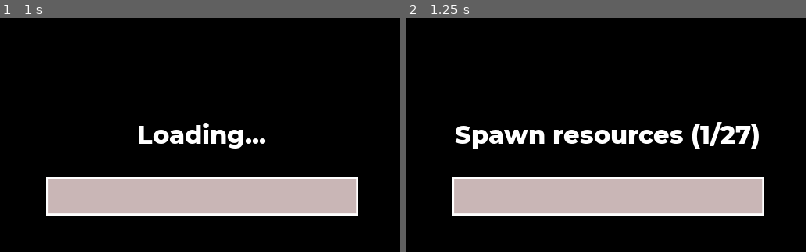
Above: before the commit, frames 1-2 (left to right).
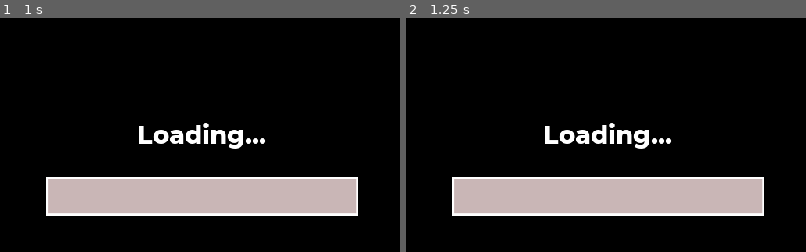
Above: after the commit, the same moments.

Repository: renosyah/fox-island
Game: Godot game, scene res://gameplay/mp/client/battle.tscn
Same seed, same stepped clock (60 frames per second), same inputs: the game is played once before the commit and once after it. This scene is started directly instead of the project's main scene. Sound files missing from this copy of the repository are replaced by a short silence.
Inputs (mouse positions are % of the whole screen's width and height, from its top left):
- Up to frame 1 (1 s): tap Enter at 0.5 s; move the mouse to (72, 45) at 0.52 s; hold Right (ui_right) from 0.53 s (still down); click (72, 45) at 0.67 s
- Up to frame 2 (1.25 s): keep holding Right (ui_right)
The pictures show only the part of the screen within x 25-75%, y 18-68%; the shares and areas given below are measured in that part.

Frame 1 is identical in both runs. In frame 2, 3.5% of the frame differs, in the area x 12-89%, y 44-56%.

Commit message:
fix issue with proccess

Diff:
--- a/entity/BaseEntity.gd
+++ b/entity/BaseEntity.gd
@@ -63,7 +63,7 @@
 	_set_network_master(Network.PLAYER_HOST_ID)
 
 # Called every frame. 'delta' is the elapsed time since the previous frame.
-func _process(delta :float) -> void:
+func _physics_process(delta :float) -> void:
 	moving(delta)
 
 	if not _is_network_running():
--- a/entity/fox-on-raft/fox-on-raft.gd
+++ b/entity/fox-on-raft/fox-on-raft.gd
@@ -20,13 +20,13 @@
 	raft.destination = _target.global_transform.origin
 	fox.look_at(_target.global_transform.origin, Vector3.UP)
 
-	raft.set_process(true)
-	fox.set_process(true)
+	raft.set_physics_process(true)
+	fox.set_physics_process(true)
 
 # Called when the node enters the scene tree for the first time.
 func _ready():
-	raft.set_process(false)
-	fox.set_process(false)
+	raft.set_physics_process(false)
+	fox.set_physics_process(false)
 	mob_ai.enable_ai = false
 
 	fox.connect("on_dead", self, "on_fox_dead")
--- a/entity/fox-on-raft/fox-on-raft.tscn
+++ b/entity/fox-on-raft/fox-on-raft.tscn
@@ -10,7 +10,7 @@
 script = ExtResource( 5 )
 
 [node name="fox_enemy" parent="." instance=ExtResource( 3 )]
-transform = Transform( 1, 0, 0, 0, 1, 0, 0, 0, 1, 0, 0.969869, 0 )
+transform = Transform( 1, 0, 0, 0, 1, 0, 0, 0, 1, 0, 0.155204, 0 )
 hood_texture = ExtResource( 4 )
 
 [node name="mob_ai" parent="fox_enemy" instance=ExtResource( 1 )]
--- a/entity/structure/moving-structure/raft/raft.gd
+++ b/entity/structure/moving-structure/raft/raft.gd
@@ -31,7 +31,7 @@
 
 	if is_colliding_with_land():
 		emit_signal("hit_shore")
-		set_process(false)
+		set_physics_process(false)
 		return
 
 func is_colliding_with_land():
--- a/entity/structure/moving-structure/raft/raft.tscn
+++ b/entity/structure/moving-structure/raft/raft.tscn
@@ -3,11 +3,12 @@
 [ext_resource path="res://entity/structure/moving-structure/raft/raft.gd" type="Script" id=1]
 
 [sub_resource type="BoxShape" id=5]
-extents = Vector3( 1.0832, 0.142211, 1 )
+extents = Vector3( 1.0832, 0.142211, 2.08089 )
 
 [sub_resource type="CylinderMesh" id=1]
 top_radius = 0.2
 bottom_radius = 0.2
+height = 4.0
 
 [sub_resource type="SpatialMaterial" id=2]
 albedo_color = Color( 0.333333, 0.12549, 0, 1 )
@@ -67,6 +68,6 @@
 material/0 = SubResource( 4 )
 
 [node name="RayCast" type="RayCast" parent="."]
-transform = Transform( 1, 0, 0, 0, 1, 0, 0, 0, 1, 0, 0, -1.09747 )
+transform = Transform( 1, 0, 0, 0, 1, 0, 0, 0, 1, 0, 0, -2.45108 )
 enabled = true
-cast_to = Vector3( 0, 0, -0.4 )
+cast_to = Vector3( 0, 0, -1 )
--- a/entity/unit/ground-unit/fox/fox.gd
+++ b/entity/unit/ground-unit/fox/fox.gd
@@ -19,6 +19,7 @@
 
 var _node_not_move = ["Attack", "Jump", "ToucheGround", "Fall"]
 var _is_jump = false
+var _is_roll = false
 
 var enable_walk_sound = false
 
@@ -150,8 +151,8 @@
 	if move_direction.length() < 0.6:
 		return
 
-	if is_on_floor() and not _is_jump:
-		_is_jump = true
+	if is_on_floor() and not _is_roll:
+		_is_roll  = true
 		_velocity = _velocity * 6.0
 		rpc("_roll")
 
@@ -168,6 +169,9 @@
 	if _is_jump and is_on_floor():
 		_is_jump = false
 		rpc_unreliable("_land")
+
+	if _is_roll and is_on_floor():
+		_is_roll = false
 
 func _on_animation_checker_timeout():
 	if is_dead:
